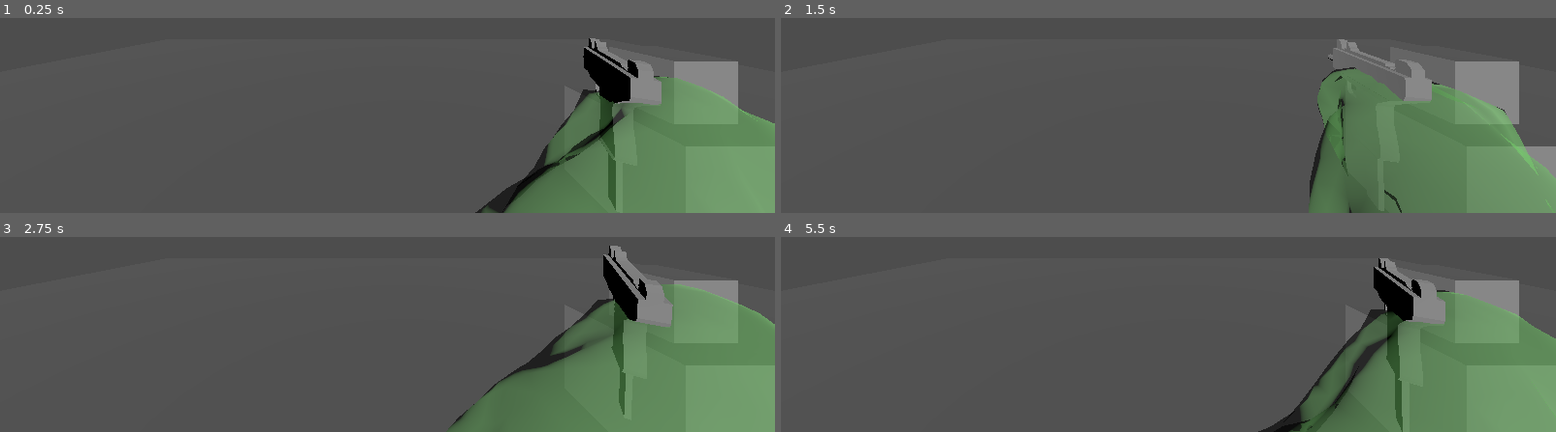
Above: before the commit, frames 1-4 (two rows, left to right).
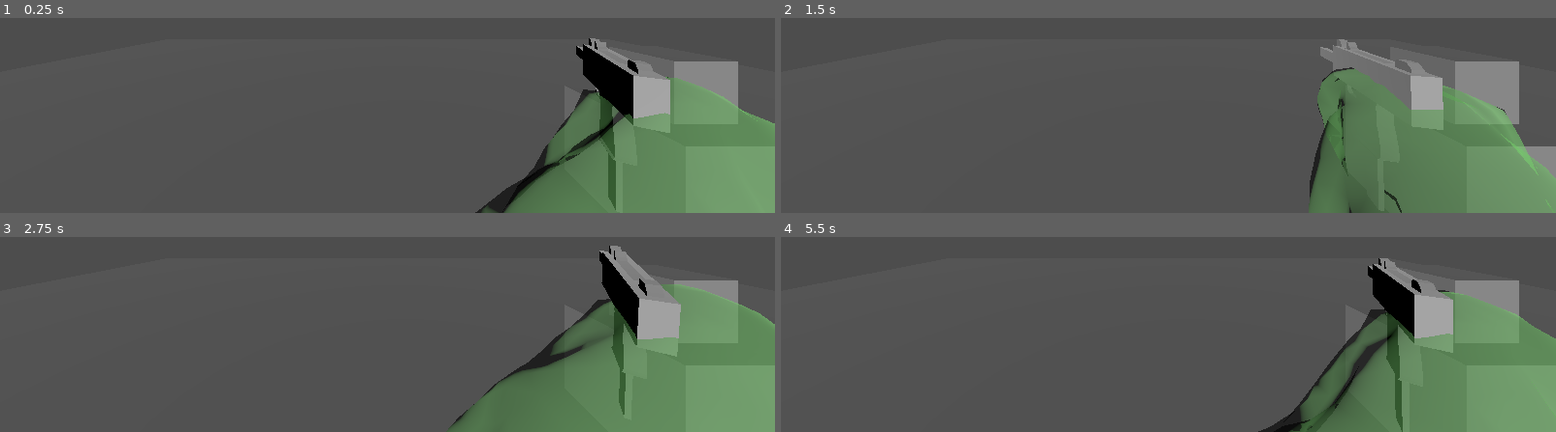
Above: after the commit, the same moments.

Repository: WNPendleton/Oozi
Game: Godot game, scene res://scenes/sandbox.tscn
The game is run twice, just before and just after one commit, with the same random seed, the same clock (stepped at 60 frames per second) and the same inputs.
Inputs (mouse positions are in pixels of both pictures, inside the frame that each line leads up to):
- Up to frame 1 (0.25 s): no input
- Up to frame 2 (1.5 s): move the mouse to (outside the picture) at 0.52 s; move the mouse to (outside the picture) at 1.27 s
- Up to frame 3 (2.75 s): move the mouse to (outside the picture) at 2.02 s
- Up to frame 4 (5.5 s): move the mouse to (1129, 301) at 2.77 s; move the mouse to (1401, 279) at 3.52 s; move the mouse to (outside the picture) at 4.27 s; move the mouse to (outside the picture) at 5.02 s

The runs differ from the first frame. In frame 1, 1.9% of the frame differs, in the area x 74-87%, y 13-59%; in frame 2, 1.5%; in frame 3, 1.9%; in frame 4, 1.9%.

Commit message:
Uzi model silhouette tweak

Diff:
--- a/scenes/sandbox.tscn
+++ b/scenes/sandbox.tscn
@@ -93,16 +93,16 @@
 attachments/5/offset = Vector3(1.35314, -0.25841, -0.279395)
 attachments/6/point_index = 562
 attachments/6/spatial_attachment_path = NodePath("../Player/ArmAnchor/Uzi")
-attachments/6/offset = Vector3(0.169951, 0.213357, -0.0664346)
+attachments/6/offset = Vector3(0.169951, 0.259453, -0.0664346)
 attachments/7/point_index = 1056
 attachments/7/spatial_attachment_path = NodePath("../Player/ArmAnchor/Uzi")
-attachments/7/offset = Vector3(0.223372, 0.208783, -0.067336)
+attachments/7/offset = Vector3(0.223372, 0.25488, -0.067336)
 attachments/8/point_index = 1091
 attachments/8/spatial_attachment_path = NodePath("../Player/ArmAnchor/Uzi")
-attachments/8/offset = Vector3(0.243473, 0.212429, -0.116845)
+attachments/8/offset = Vector3(0.243473, 0.258525, -0.116845)
 attachments/9/point_index = 1057
 attachments/9/spatial_attachment_path = NodePath("../Player/ArmAnchor/Uzi")
-attachments/9/offset = Vector3(0.183038, 0.227494, -0.128877)
+attachments/9/offset = Vector3(0.183038, 0.273591, -0.128877)
 
 [node name="Terrain" type="Node3D" parent="3DWorld"]
 
Not shown, changed: models/uzi.mtl
Not shown, changed: models/uzi.obj
Not shown, changed: external-resources/blender/uzi.blend
Not shown, changed: external-resources/blender/uzi.blend1
